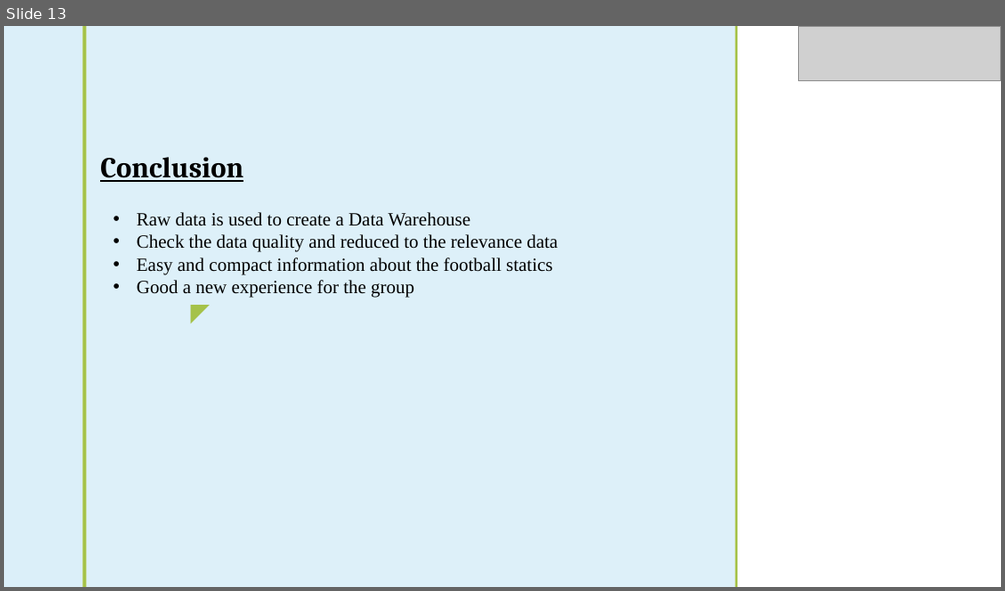
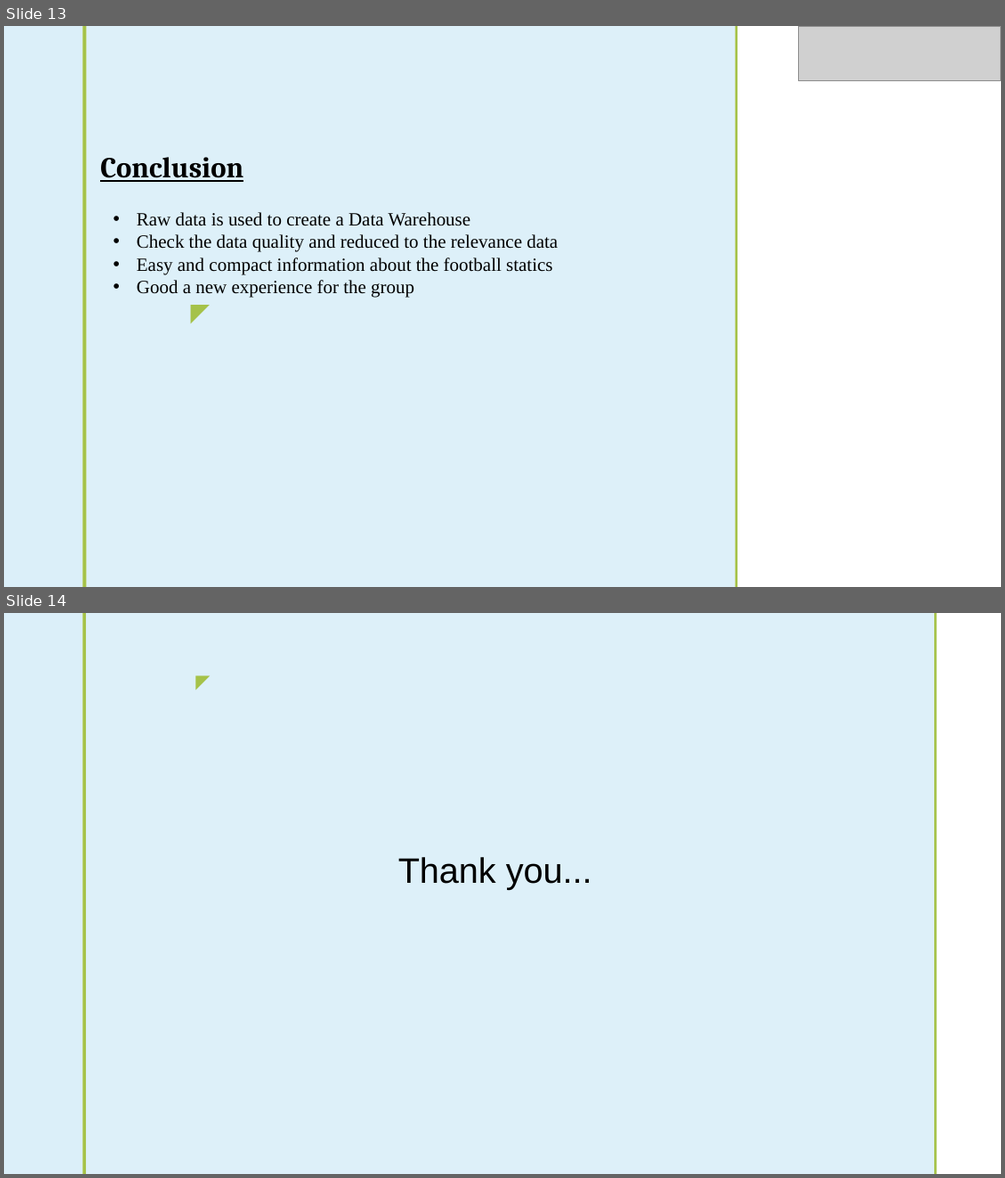
Before and after one commit to turoprophet/DAWA_DWH, a slide deck: DAWA.pptx. Shown one above the other, each under a label of ours: slide 13 before the commit, slides 13 and 14 after it. The pictures are 1005x591 and 1005x1178 pixels, drawn with LibreOffice and Linux fonts; fonts in the diff are those of the drawing; grey boxes stand for pictures; background and template pictures are left out. Boxes give left, top, right and bottom in pixels: in the first picture for what was removed or moved away, otherwise in the second. Text is boxed around its words. In the diff, an @@ line names an element or a change of style, - is before the commit and + after.

```diff
--- a/DAWA.pptx
+++ b/DAWA.pptx
@@ slide 14 added at box(4, 613, 1001, 1174), background picture (left out); not listed: 2 template elements that a slide beside it also shows @@
@@ rectangle added at box(86, 613, 934, 1174), fill #DBEFF9 at 92% opacity @@
@@ rectangle added at box(934, 613, 937, 1174), fill #A5C249 @@
@@ text added at box(184, 666, 217, 695), 18 pt, text #A5C249 @@
+◤
@@ title added at box(398, 857, 592, 890), 34 pt, text #000000 @@
+Thank you...
```
Also in this commit, not shown: 7 slides changed.
